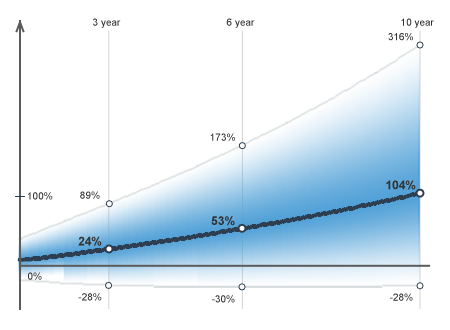
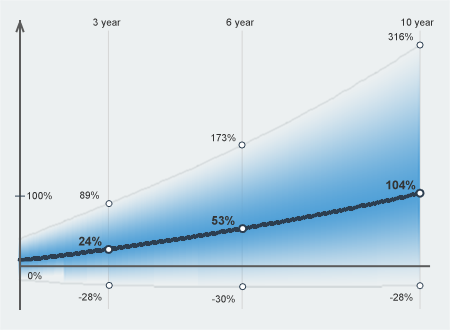
Layer changes from the first 450px x 330px image to the second:
painted on "maxReturn10YearsText" over box(389, 35, 403, 40)
painted on "maxReturn6YearsText" over box(210, 133, 236, 142)
painted on "maxReturn3YearsText" over box(80, 191, 100, 199)
painted on "expReturn10YearsText" over box(406, 180, 415, 190)
painted on "expReturn6YearsText" over box(211, 216, 235, 226)
painted on "expReturn3YearsText" over box(78, 236, 102, 246)
painted on "minReturn6YearsText" over box(215, 295, 235, 303)
painted on "minReturn3YearsText" over box(78, 293, 102, 301)
painted on "maxReturn6YearsDot" over box(239, 142, 245, 149)
painted on "maxReturn3YearsDot" over box(106, 201, 112, 207)
painted on "expReturn10YearsDot" over box(417, 190, 423, 196)
painted on "expReturn6YearsDot" over box(239, 225, 246, 231)
painted on "expReturn3YearsDot" over box(106, 246, 112, 252)
painted on "minReturn6YearsDot" over box(239, 284, 246, 290)
painted on "yAxis0PercentText" over box(28, 272, 42, 280)
painted on "yAxis100PercentText" over box(27, 192, 53, 200)
painted on "xAxisLine" over box(21, 264, 431, 268)
painted on "xAxis10YearText" over box(416, 21, 434, 28)
painted on "xAxis6YearText" over box(226, 18, 255, 28)
painted on "xAxis3YearText" over box(93, 18, 121, 28)
painted on "gradient" over box(21, 49, 420, 288)
painted on "xAxis6YearLine" over box(241, 30, 243, 309)
painted on "xAxis3YearLine" over box(107, 30, 110, 309)
showed "background" over box(0, 0, 450, 330)
…and 4 more changes (4 painted)
